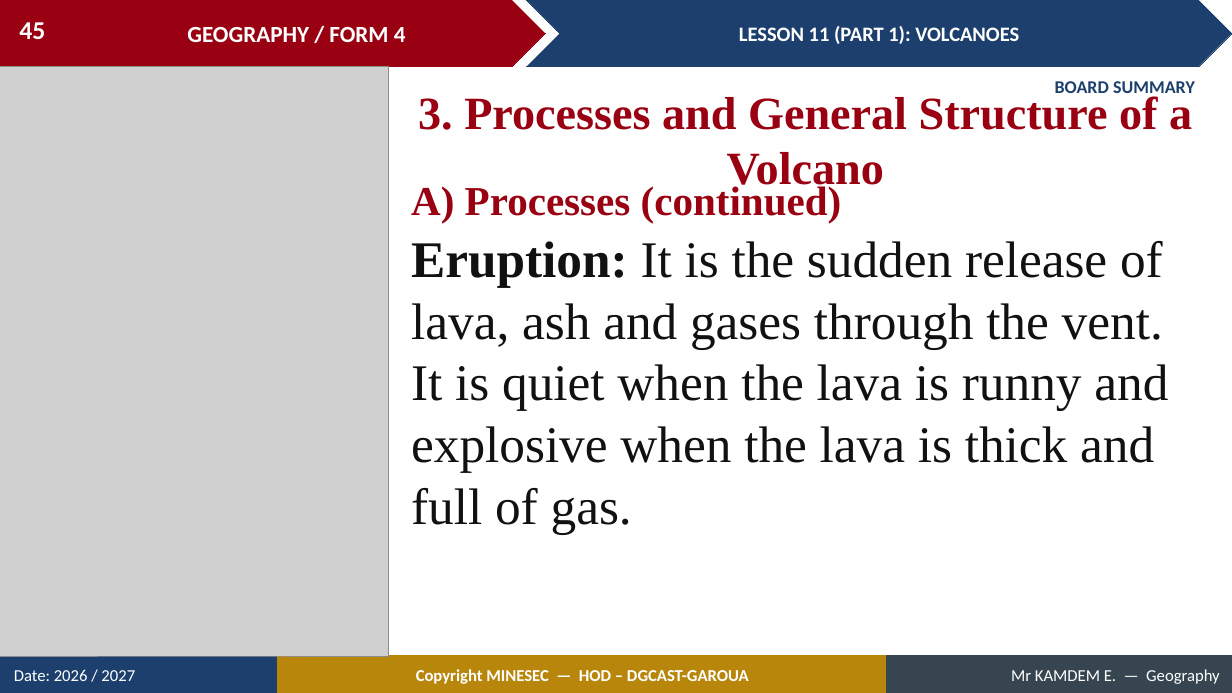
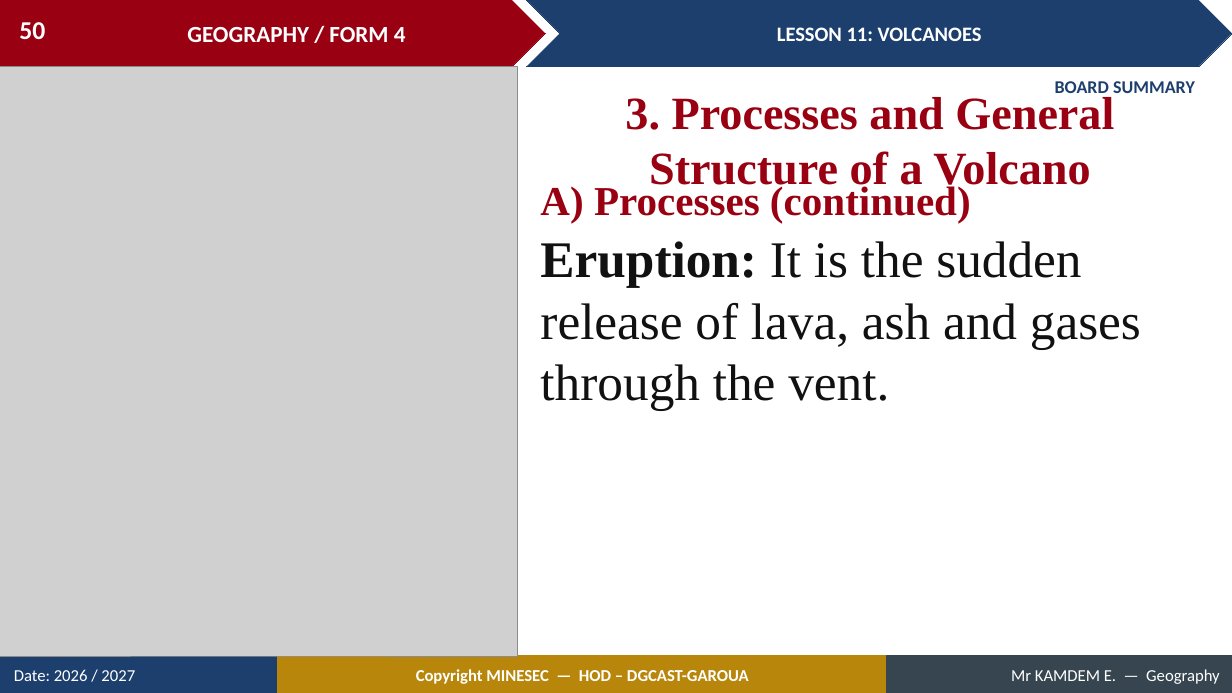
Before and after one commit to Berthautk/linea-github, a slide deck: slide 50 of lecons/F3/14_FORM4_LESSON11_Volcanoes.pptx (slide 45 before the commit). Drawn at 1232x693 pixels with LibreOffice and Linux fonts; fonts in the diff are those of the drawing; grey boxes stand for pictures. Boxes give left, top, right and bottom in pixels: in the first picture for what was removed or moved away, otherwise in the second. Text is boxed around its words. In the diff, an @@ line names an element or a change of style, - is before the commit and + after.

```diff
--- a/lecons/F3/14_FORM4_LESSON11_Volcanoes.pptx
+++ b/lecons/F3/14_FORM4_LESSON11_Volcanoes.pptx
@@ page number at bbox=[19, 22, 45, 39]: text changed @@
-45
+50
@@ text in chevron at bbox=[777, 27, 982, 41]: text changed @@
-LESSON 11 (PART 1): VOLCANOES
+LESSON 11: VOLCANOES
@@ picture: place and size @@
-picture at bbox=[0, 67, 388, 656]
+picture at bbox=[0, 67, 518, 656]
@@ text "3. Processes and General Structure ..." rewrapped from bbox=[418, 96, 1192, 194] to bbox=[625, 97, 1114, 194] @@
@@ text "A) Processes (continued)": place and size @@
-text "A) Processes (continued)" at bbox=[411, 182, 842, 222]
+text "A) Processes (continued)" at bbox=[540, 182, 971, 222]
@@ text at bbox=[540, 241, 1141, 411]: text changed @@
-Eruption: It is the sudden release of lava, ash and gases through the vent. It is quiet when the lava is runny and explosive when the lava is thick and full of gas.
+Eruption: It is the sudden release of lava, ash and gases through the vent.
```
Also in this commit, not shown: 60 other slides changed, 19 slides added, 3 slides removed, 10 other files.
